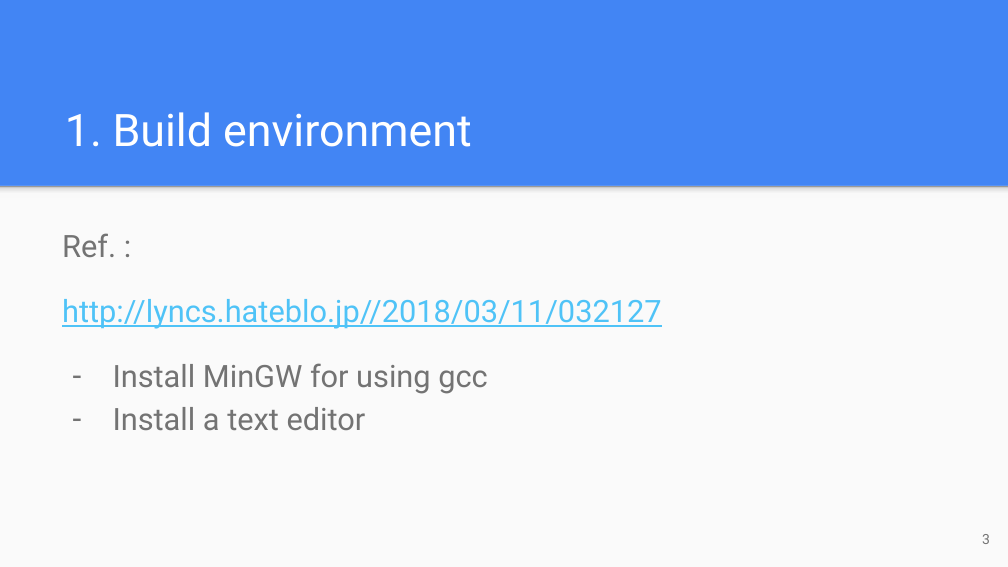
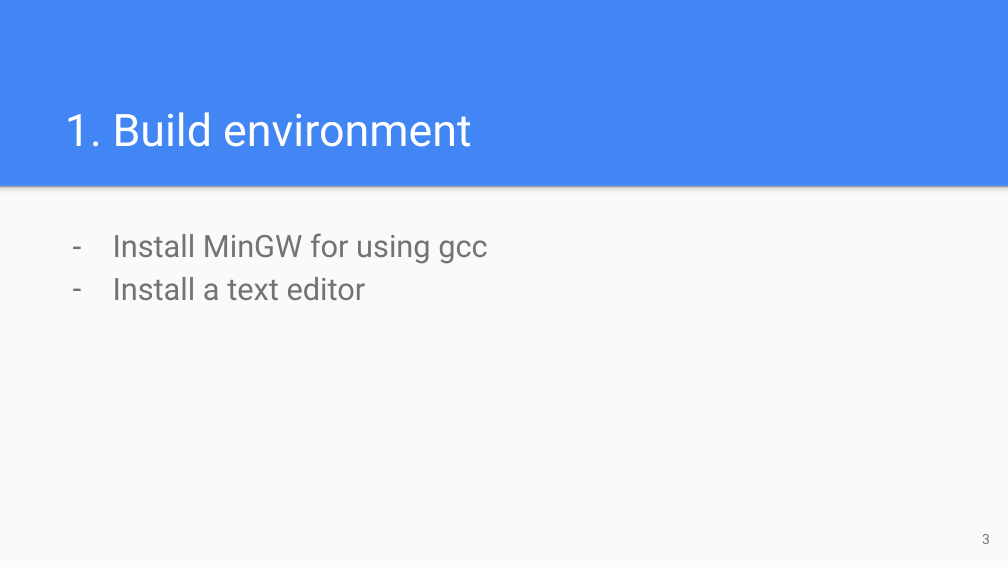
Before and after one commit to acchi17/StudyC, a slide deck: slide 3 of CStudySession.pptx. Drawn at 1008x567 pixels with LibreOffice and Linux fonts; fonts in the diff are those of the drawing. Boxes give left, top, right and bottom in pixels: in the first picture for what was removed or moved away, otherwise in the second. Text is boxed around its words. In the diff, an @@ line names an element or a change of style, - is before the commit and + after.

Commit message:
Change

```diff
--- a/CStudySession.pptx
+++ b/CStudySession.pptx
@@ text at bbox=[62, 233, 662, 329]: paragraphs removed @@
-Ref. :
-http://lyncs.hateblo.jp//2018/03/11/032127
@@ text at bbox=[113, 233, 487, 264]: less space between paragraphs @@
```
